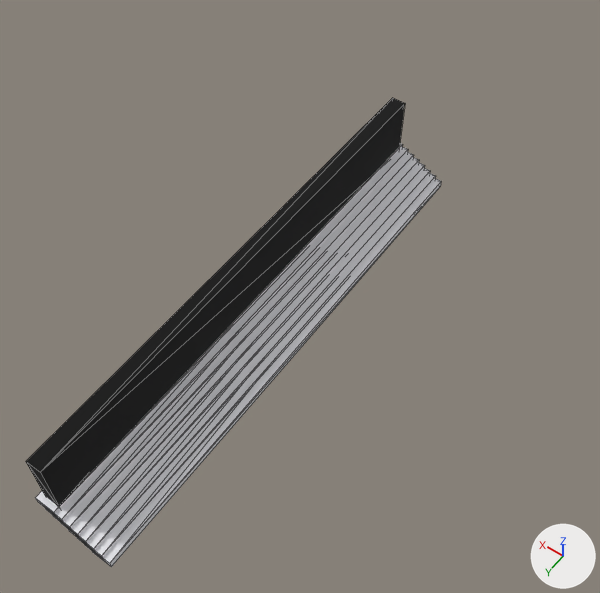
The OBJ model models_All/stairs.obj, before and after one commit.
One viewpoint serves both versions: a 50 mm camera at (26.1, 114.5, 172.0) aimed at (103.0, 6.8, 2.8). The lights are fixed; the arrows at lower right show +X, +Y and +Z. Mesh edges are drawn as thin lines. Where no turn or scale is listed for an object, it has been applied to the vertices. Vertices at the same position are counted once.

The older version as bpy lines, for what is in view:
```python
mat_part2mtl = principled_material('Part2Mtl')
mat_part2mtl.base_color = (0.805, 0.805, 0.843)  # white #e8e8ed
mat_part2mtl.roughness = 1.0
me_stairs = bpy.data.meshes.new('stairs')
me_stairs.from_pydata(...)  # 72 vertices, 108 faces; spans x 94.8..114.3, y -52.5..86.3, z -0.5..24.5
# faces by material slot: [12, 96]
me_stairs.materials.append(mat_part1mtl)  # black #090909
me_stairs.materials.append(mat_part2mtl)  # white #e8e8ed
ob_stairs = bpy.data.objects.new('stairs', me_stairs)
ob_stairs.location = (0.0, 0.0, 0.0)
```
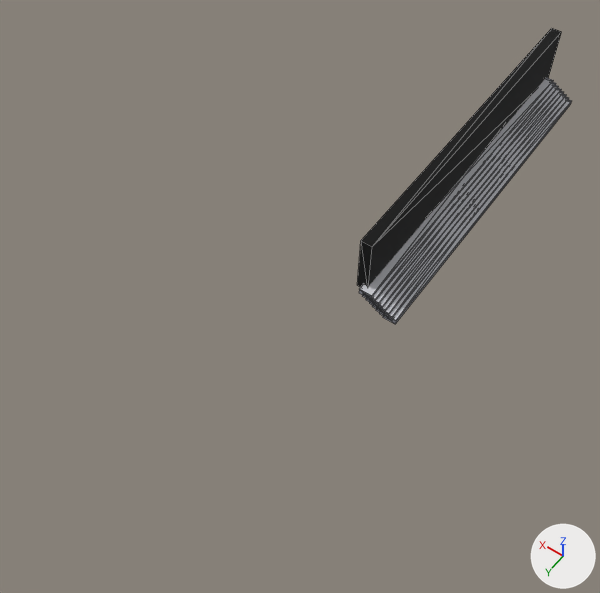
The change, as a list of edits to the scene's bpy script:
```text
Change mat_part2mtl:
    mat_part2mtl.base_color: (0.805, 0.805, 0.843) -> (0.354, 0.364, 0.421)  # white #e8e8ed -> grey #a1a3ae
Change me_stairs:
    where me_stairs.from_pydata(...)  # 72 vertices, 108 faces; spans x 94.8..114.3, y -52.5..86.3, z -0.5..24.5
    me_stairs part 1: a new loose piece, a box spanning x 89.0..92.3, y -110.7..-3.6, z 4.5..21.8, in mat_part1mtl (black #090909)
    me_stairs part 2: a new loose piece, a box spanning x 86.8..90.6, y -108.6..-1.8, z 4.6..6.1, in mat_part2mtl (grey #a0a2ad)
    me_stairs part 3: a new loose piece, a box spanning x 86.68..90.57, y -107.78..-1.76, z 6.06..6.32, in mat_part3mtl (light grey #cbccd2)
    me_stairs part 4: a new loose piece, a box spanning x 85.7..89.5, y -108.6..-1.8, z 3.9..5.5, in mat_part2mtl (grey #a0a2ad)
    me_stairs part 5: a new loose piece, a box spanning x 85.56..89.46, y -107.78..-1.76, z 5.39..5.65, in mat_part3mtl (light grey #cbccd2)
    me_stairs part 6: a new loose piece, a box spanning x 84.6..88.4, y -108.6..-1.8, z 3.3..4.8, in mat_part2mtl (grey #a0a2ad)
    me_stairs part 7: a new loose piece, a box spanning x 84.51..88.41, y -107.78..-1.76, z 4.75..5.01, in mat_part3mtl (light grey #cbccd2)
    me_stairs part 8: a new loose piece, a box spanning x 83.5..87.3, y -108.6..-1.8, z 2.6..4.2, in mat_part2mtl (grey #a0a2ad)
    me_stairs part 9: a new loose piece, a box spanning x 83.4..87.3, y -107.78..-1.76, z 4.08..4.34, in mat_part3mtl (light grey #cbccd2)
    me_stairs part 10: a new loose piece, a box spanning x 82.5..86.3, y -108.6..-1.8, z 2.0..3.5, in mat_part2mtl (grey #a0a2ad)
    me_stairs part 11: a new loose piece, a box spanning x 82.42..86.32, y -107.78..-1.76, z 3.44..3.69, in mat_part3mtl (light grey #cbccd2)
    me_stairs part 12: a new loose piece, a box spanning x 81.4..85.2, y -108.6..-1.8, z 1.3..2.9, in mat_part2mtl (grey #a0a2ad)
    me_stairs part 13: a new loose piece, a box spanning x 81.31..85.2, y -107.78..-1.76, z 2.77..3.03, in mat_part3mtl (light grey #cbccd2)
    me_stairs part 14: a new loose piece, a box spanning x 80.3..84.2, y -108.6..-1.8, z 0.7..2.2, in mat_part2mtl (grey #a0a2ad)
    me_stairs part 15: a new loose piece, a box spanning x 80.25..84.15, y -107.78..-1.76, z 2.12..2.38, in mat_part3mtl (light grey #cbccd2)
    me_stairs part 16: a new loose piece, a box spanning x 79.2..83.0, y -108.6..-1.8, z 0.0..1.5, in mat_part2mtl (grey #a0a2ad)
    me_stairs part 17: a new loose piece, a box spanning x 79.14..83.04, y -107.78..-1.76, z 1.46..1.72, in mat_part3mtl (light grey #cbccd2)
    me_stairs part 18: the loose piece of 8 vertices spanning x 108.8..112.8, y -50.9..84.9, z 6.7..24.5 is deleted
    me_stairs part 19: the loose piece of 8 vertices spanning x 102.8..108.3, y -52.5..86.3, z 3.5..5.7 is deleted
    me_stairs part 20: the loose piece of 8 vertices spanning x 94.8..100.3, y -52.5..86.3, z -0.5..1.7 is deleted
    me_stairs part 21: the loose piece of 8 vertices spanning x 108.8..114.3, y -52.5..86.3, z 6.5..8.7 is deleted
    me_stairs part 22: the loose piece of 8 vertices spanning x 100.8..106.3, y -52.5..86.3, z 2.5..4.7 is deleted
    me_stairs part 23: the loose piece of 8 vertices spanning x 106.8..112.3, y -52.5..86.3, z 5.5..7.7 is deleted
    me_stairs part 24: the loose piece of 8 vertices spanning x 98.8..104.3, y -52.5..86.3, z 1.5..3.7 is deleted
    me_stairs part 25: the loose piece of 8 vertices spanning x 104.8..110.3, y -52.5..86.3, z 4.5..6.7 is deleted
    me_stairs part 26: the loose piece of 8 vertices spanning x 96.8..102.3, y -52.5..86.3, z 0.5..2.7 is deleted
    add me_stairs.materials.append(mat_part3mtl)  # light grey #cbccd2
```

Pixel boxes [x1, y1, x2, y2] of what changed, in the pictures (600 x 593 px):
'stairs', recoloured, reshaped (48% narrower, 37% shorter): before [26, 98, 441, 567]; after [357, 28, 571, 324]
part 1 of me_stairs, added (black): after [357, 28, 561, 287]
part 2 of me_stairs, added: after [359, 78, 553, 299]
part 3 of me_stairs, added: after [359, 78, 552, 296]
part 4 of me_stairs, added: after [363, 82, 556, 303]
part 5 of me_stairs, added: after [364, 83, 555, 300]
part 6 of me_stairs, added: after [366, 85, 558, 306]
part 7 of me_stairs, added: after [367, 86, 558, 303]
part 8 of me_stairs, added: after [369, 88, 561, 310]
part 9 of me_stairs, added: after [373, 89, 560, 307]
part 10 of me_stairs, added: after [372, 91, 563, 313]
part 11 of me_stairs, added: after [373, 92, 563, 310]
part 12 of me_stairs, added: after [376, 94, 566, 315]
part 13 of me_stairs, added: after [378, 94, 565, 314]
part 14 of me_stairs, added: after [379, 97, 569, 319]
part 15 of me_stairs, added: after [385, 97, 568, 317]
part 16 of me_stairs, added: after [383, 99, 571, 324]
part 17 of me_stairs, added: after [383, 100, 571, 321]
part 18 of me_stairs, deleted (black): before [26, 98, 405, 507]
part 19 of me_stairs, deleted: before [59, 157, 419, 536]
part 20 of me_stairs, deleted: before [90, 178, 441, 567]
part 21 of me_stairs, deleted: before [36, 143, 402, 514]
part 22 of me_stairs, deleted: before [67, 163, 425, 544]
part 23 of me_stairs, deleted: before [43, 147, 408, 523]
part 24 of me_stairs, deleted: before [75, 168, 430, 551]
